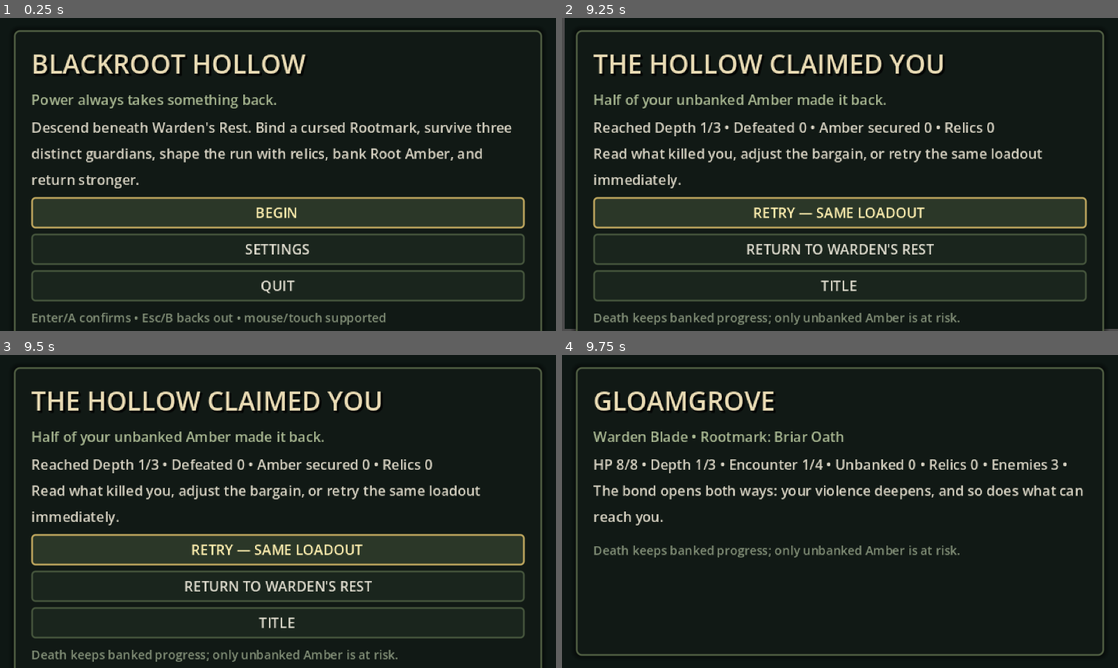
Above: before the commit, frames 1-4 (two rows, left to right).
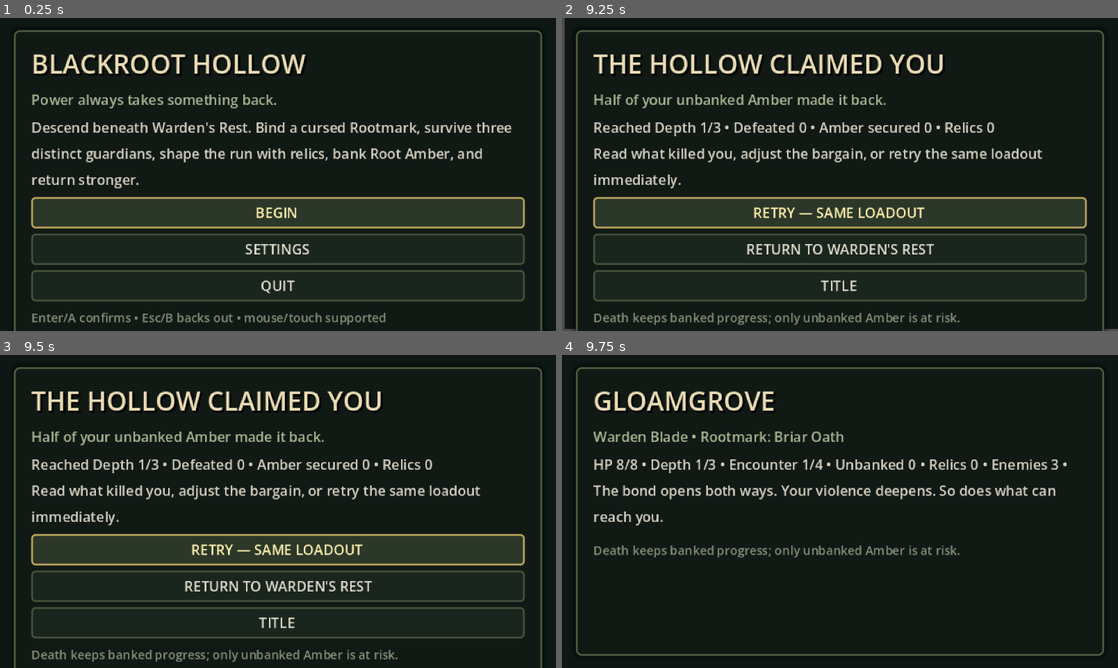
Above: after the commit, the same moments.

Repository: Ghosty-sudo/blackroot-hallow
Game: Godot game, scene res://scenes/main.tscn
Same seed, same stepped clock (60 frames per second), same inputs: the game is played once before the commit and once after it.
Inputs (mouse positions are in pixels of both pictures, inside the frame that each line leads up to):
- Up to frame 1 (0.25 s): no input
- Up to frame 2 (9.25 s): click "BEGIN" at 0.5 s; click "DESCEND INTO THE HOLLOW" at 1.25 s; click "Warden Blade — Balanced reach…" at 2 s; click "Briar Oath — +50% damage, but…" at 2.75 s; tap Enter at 3.5, 5, 5.1, 6.5 s; move the mouse to (962, 158) at 3.52 s; hold D (move_right) 3.53-4.25 s; tap Space (attack) at 3.6, 4.25, 5.75, 7.25, 8.1 s; click (962, 158) at 3.67 s; drag from (728, 190) to (812, 237) at 4.27 s; move the mouse to (895, 105) at 5.02 s; hold D (move_right) 5.03-5.75 s; drag from (812, 237) to (673, 127) at 5.77 s; move the mouse to (1006, 221) at 6.52 s; hold A (move_left) 6.53-7.25 s; tap Shift (dodge) at 6.6 s; drag from (673, 127) to (756, 96) at 7.27 s; move the mouse to (867, 174) at 8.02 s; hold S (move_down) 8.03-8.75 s; click (867, 174) at 8.17 s; drag from (756, 96) to (728, 190) at 8.77 s
- Up to frame 3 (9.5 s): no input
- Up to frame 4 (9.75 s): click "RETRY — SAME LOADOUT" at 9.5 s

Frames 1-3 are identical in both runs. In frame 4, 1.0% of the frame differs, in the area x 38-94%, y 41-47%.

Commit message:
Complete Blackroot Hollow launch storyline
Lock the full launch canon, critical-path script, Heartwood/Sentinel ending beats, postgame continuity, and narrative validation.

Diff:
--- a/scripts/core/story_catalog.gd
+++ b/scripts/core/story_catalog.gd
@@ -7,10 +7,26 @@
 const FLAG_EMBER_TRUTH := "ember_truth"
 const FLAG_HEARTWOOD_OPEN := "heartwood_open"
 const FLAG_SENTINEL_DEFEATED := "sentinel_defeated"
+const FLAG_MEASURED_CUT := "measured_cut"
+const FLAG_TAKE_THE_ROOT := "take_the_root"
+
+const REQUIRED_STORY_FLAGS := [
+    FLAG_FIRST_DESCENT,
+    FLAG_BRIAR_TRUTH,
+    FLAG_MARROW_TRUTH,
+    FLAG_EMBER_TRUTH,
+    FLAG_HEARTWOOD_OPEN,
+    FLAG_SENTINEL_DEFEATED,
+    FLAG_MEASURED_CUT
+]
 
 static func hub_voice(flags: Dictionary, wins: int) -> Dictionary:
+    if bool(flags.get(FLAG_MEASURED_CUT, false)):
+        return {"speaker": "MARA VENN", "text": "No victory speech. We have ration tables to rewrite. Turns out saving a town creates paperwork."}
     if bool(flags.get(FLAG_SENTINEL_DEFEATED, false)):
-        return {"speaker": "MARA VENN", "text": "The roots are quiet. Not dead. Quiet. Maybe that's what peace sounds like down there."}
+        return {"speaker": "MARA VENN", "text": "You reached the first seal. Whatever waits behind it, we stop pretending the old answer is the only one."}
+    if bool(flags.get(FLAG_HEARTWOOD_OPEN, false)):
+        return {"speaker": "MARA VENN", "text": "Go down. This time, don't bring me the answer I want. Bring me the true one."}
     if bool(flags.get(FLAG_EMBER_TRUTH, false)):
         return {"speaker": "OLD FEN", "text": "We called the old fire a victory. Funny how often that word means nobody wrote down the cost."}
     if bool(flags.get(FLAG_MARROW_TRUTH, false)):
@@ -27,19 +43,22 @@
             return {
                 "flag": FLAG_BRIAR_TRUTH,
                 "speaker": "ROOTVOICE",
-                "text": "Beneath the briars: a Warden's badge. The roots did not make the metal."
+                "text": "YOU CUT THE SHAPE THAT STOOD FOR YOU.",
+                "discovery": "WARDEN BADGE — ARLEN ROOK"
             }
         2:
             return {
                 "flag": FLAG_MARROW_TRUTH,
                 "speaker": "ROOTVOICE",
-                "text": "The old wall names a covenant with the Heartwood. Not a mine. Not a conquest."
+                "text": "YOU NAMED THE GIFT ORE. THE NAME DID NOT CHANGE THE GIFT.",
+                "discovery": "WHAT IS BORROWED RETURNS. WHAT IS TAKEN IS COUNTED."
             }
         3:
             return {
                 "flag": FLAG_EMBER_TRUTH,
                 "speaker": "ROOTVOICE",
-                "text": "Charred orders remain in the root: Warden's Rest lit the first fire when the Amber flow slowed."
+                "text": "WE CLOSED THE WOUND. YOU CALLED THE CLOSING WAR.",
+                "discovery": "KEEPER AUTHORIZATION — CONTROLLED BURN — RESTORE AMBER FLOW"
             }
         _:
             return {}
@@ -47,13 +66,102 @@
 static func rootmark_lore(mark_name: String) -> String:
     match mark_name:
         "Briar Oath":
-            return "The bond opens both ways: your violence deepens, and so does what can reach you."
+            return "The bond opens both ways. Your violence deepens. So does what can reach you."
         "Fleet Root":
             return "The root turns endurance into motion. Nothing given. Only moved."
         "Blood Sap":
-            return "What the blade takes can return to you, but the bond keeps its share first."
+            return "What the blade takes can return to you. The bond keeps its share first."
         _:
             return "Every gift from the Hollow has teeth."
+
+static func heartwood_entry() -> Array[Dictionary]:
+    return [
+        {"speaker": "ROOTVOICE", "text": "You carry the old opening. That is why you hear me."},
+        {"speaker": "ROOTVOICE", "text": "Your marks were cut from a promise. Each return taught the promise your shape."},
+        {"speaker": "ROOTVOICE", "text": "You are not chosen. You are understood."}
+    ]
+
+static func heartwood_memories() -> Array[Dictionary]:
+    return [
+        {"id": "gift", "text": "WE HAD WATER. YOU HAD WINTER. WE MOVED LIFE."},
+        {"id": "measure", "text": "WHAT WAS BORROWED RETURNED. PAIN WAS SHARED BY CONSENT."},
+        {"id": "extraction", "text": "NEED LEARNED HUNGER. HUNGER KEPT NEED'S NAME."}
+    ]
+
+static func sentinel_lines() -> Dictionary:
+    return {
+        "intro": "WARDEN. YOU ARRIVE ARMED AT A DOOR YOUR KIND ONCE ENTERED UNARMED.",
+        "phase_1": "BRIAR TAUGHT COMMITMENT.",
+        "phase_2": "MARROW TAUGHT THE COST OF REMEMBERING.",
+        "phase_3": "EMBER TAUGHT FLIGHT.",
+        "final_phase": "NOW SHOW ME WHAT YOU LEARNED THAT THEY COULD NOT.",
+        "defeat": "STRENGTH PROVES ONLY THAT YOU MAY ENTER. CHOICE PROVES WHAT ENTERED."
+    }
+
+static func heartwood_confrontation() -> Array[Dictionary]:
+    return [
+        {"speaker": "ROOTVOICE", "text": "I REMEMBER YOUR KIND AS ONE WOUND. YOU HAVE TAUGHT ME THAT MEMORY CAN LIE BY BEING INCOMPLETE."},
+        {"speaker": "ROOTVOICE", "text": "LEAVE. TAKE YOUR MARKS. TAKE YOUR DEAD. TAKE YOUR HUNGER ABOVE. I WILL CLOSE EVERY PATH."},
+        {"speaker": "MARA VENN", "text": "I found the old burn shafts. One order and I can bring half the lower Rest down on that chamber. I won't give it unless you ask."},
+        {"speaker": "ROOTVOICE", "text": "FIRE WAITS IN HER MOUTH AGAIN."},
+        {"speaker": "MARA VENN", "text": "And roots are under every house I have sworn to protect. We're both armed. That's the problem."}
+    ]
+
+static func measured_cut_lines() -> Array[Dictionary]:
+    return [
+        {"speaker": "ROOTVOICE", "text": "YOU CUT ME."},
+        {"speaker": "ROOTVOICE", "text": "...NO. YOU CUT THE TAKING."},
+        {"speaker": "ROOTVOICE", "text": "YOU LEAVE A PATH."},
+        {"speaker": "ROOTVOICE", "text": "MEASURED."}
+    ]
+
+static func ending_epilogue() -> Array[Dictionary]:
+    return [
+        {"speaker": "MARA VENN", "text": "Open the Keeper archive. All of it. If my chair inherited the lie, my chair can publish it."},
+        {"speaker": "OLD FEN", "text": "He wasn't a beast. Wasn't a saint either. He was a Warden. That's enough."},
+        {"speaker": "TALLOW", "text": "Sustainable supply. Terrible for business. Excellent for sleeping."},
+        {"speaker": "MARA VENN", "text": "Will it hold?"},
+        {"speaker": "OLD FEN", "text": "Nothing holds forever."},
+        {"speaker": "TALLOW", "text": "Helpful."},
+        {"speaker": "MARA VENN", "text": "Then we measure again tomorrow."},
+        {"speaker": "ROOTVOICE", "text": "RETURN, WARDEN. NOT TO TAKE. TO BE KNOWN."}
+    ]
+
+static func return_line_pool(flags: Dictionary) -> Array[Dictionary]:
+    if bool(flags.get(FLAG_HEARTWOOD_OPEN, false)):
+        return [
+            {"speaker": "ROOTVOICE", "text": "YOU KNOW THE ROAD NOW."},
+            {"speaker": "ROOTVOICE", "text": "RETURN IS DIFFERENT WHEN BOTH SIDES EXPECT IT."},
+            {"speaker": "MARA VENN", "text": "You came back. Mission report starts after breathing."}
+        ]
+    if bool(flags.get(FLAG_MARROW_TRUTH, false)):
+        return [
+            {"speaker": "ROOTVOICE", "text": "YOU RETURN WITH LESS TAKEN."},
+            {"speaker": "ROOTVOICE", "text": "PAIN IS NOT PROOF. LEARN ANYWAY."},
+            {"speaker": "OLD FEN", "text": "Losing a fight teaches plenty. Staying dead teaches less."}
+        ]
+    return [
+        {"speaker": "MARA VENN", "text": "Sit down before you fall down. The Hollow can wait thirty seconds."},
+        {"speaker": "OLD FEN", "text": "Root-dragged? Means the mark found a road home."},
+        {"speaker": "TALLOW", "text": "You lost Amber. I kept the anvil. Between us, we'll recover."}
+    ]
+
+static func postgame_voice_pool() -> Array[Dictionary]:
+    return [
+        {"speaker": "MARA VENN", "text": "Patrol, not conquest. Words matter because orders become habits."},
+        {"speaker": "OLD FEN", "text": "New Wardens start with history before weapons now. Should've tried that sooner."},
+        {"speaker": "TALLOW", "text": "Natural Amber grows slower. So do I. We're adapting."},
+        {"speaker": "ROOTVOICE", "text": "MEASURE IS A VERB."}
+    ]
+
+static func next_required_flag(flags: Dictionary) -> String:
+    for flag: String in REQUIRED_STORY_FLAGS:
+        if not bool(flags.get(flag, false)):
+            return flag
+    return ""
+
+static func story_complete(flags: Dictionary) -> bool:
+    return next_required_flag(flags).is_empty()
 
 static func validate() -> PackedStringArray:
     var errors := PackedStringArray()
@@ -64,7 +172,28 @@
             errors.append("guardian reveal flag mismatch at depth %d" % depth)
         if String(reveal.get("speaker", "")).is_empty() or String(reveal.get("text", "")).is_empty():
             errors.append("guardian reveal missing presentation at depth %d" % depth)
+        if String(reveal.get("discovery", "")).is_empty():
+            errors.append("guardian reveal missing discovery at depth %d" % depth)
     for mark_name: String in ["Briar Oath", "Fleet Root", "Blood Sap"]:
         if rootmark_lore(mark_name).is_empty():
             errors.append("missing Rootmark lore: %s" % mark_name)
+    if heartwood_entry().size() < 3:
+        errors.append("Heartwood entry sequence incomplete")
+    if heartwood_memories().size() != 3:
+        errors.append("Heartwood memory sequence must contain three core tableaux")
+    var sentinel := sentinel_lines()
+    for key: String in ["intro", "phase_1", "phase_2", "phase_3", "final_phase", "defeat"]:
+        if String(sentinel.get(key, "")).is_empty():
+            errors.append("missing Sentinel line: %s" % key)
+    if heartwood_confrontation().size() < 5:
+        errors.append("Heartwood confrontation incomplete")
+    if measured_cut_lines().size() < 4:
+        errors.append("Measured Cut sequence incomplete")
+    if ending_epilogue().size() < 8:
+        errors.append("ending epilogue incomplete")
+    var completion_flags := {}
+    for flag: String in REQUIRED_STORY_FLAGS:
+        completion_flags[flag] = true
+    if not story_complete(completion_flags):
+        errors.append("required story flag chain cannot complete")
     return errors
--- a/tests/story_smoke.gd
+++ b/tests/story_smoke.gd
@@ -19,6 +19,7 @@
     var flags: Dictionary = {}
     var voice := BlackrootStoryCatalog.hub_voice(flags, 0)
     _check(String(voice.get("speaker", "")) == "MARA VENN", "new game begins with Mara")
+    _check(BlackrootStoryCatalog.next_required_flag(flags) == BlackrootStoryCatalog.FLAG_FIRST_DESCENT, "story begins at first descent")
 
     flags[BlackrootStoryCatalog.FLAG_FIRST_DESCENT] = true
     voice = BlackrootStoryCatalog.hub_voice(flags, 0)
@@ -34,6 +35,7 @@
         var reveal := BlackrootStoryCatalog.guardian_reveal(depth)
         var flag := String(reveal.get("flag", ""))
         _check(flag == expected_flags[depth - 1], "depth %d advances intended story flag" % depth)
+        _check(not String(reveal.get("discovery", "")).is_empty(), "depth %d has concrete discovery" % depth)
         flags[flag] = true
         voice = BlackrootStoryCatalog.hub_voice(flags, 0)
         _check(String(voice.get("speaker", "")) == expected_speakers[depth - 1], "depth %d changes hub voice" % depth)
@@ -43,6 +45,29 @@
         var lore := BlackrootStoryCatalog.rootmark_lore(mark_name)
         _check(not lore.is_empty() and lore != "Every gift from the Hollow has teeth.", "%s has specific narrative cost" % mark_name)
 
+    _check(BlackrootStoryCatalog.heartwood_entry().size() == 3, "Heartwood entry explains compatibility without prophecy")
+    _check(BlackrootStoryCatalog.heartwood_memories().size() == 3, "Heartwood contains gift, measure, and extraction memories")
+    var sentinel := BlackrootStoryCatalog.sentinel_lines()
+    _check(String(sentinel.get("intro", "")).contains("UNARMED"), "Sentinel establishes covenant-door conflict")
+    _check(String(sentinel.get("defeat", "")).contains("CHOICE"), "Sentinel defeat hands story to player choice")
+    _check(BlackrootStoryCatalog.heartwood_confrontation().size() >= 5, "final confrontation gives both sides an armed extreme")
+    _check(BlackrootStoryCatalog.measured_cut_lines().back().get("text", "") == "MEASURED.", "canonical ending resolves on measure")
+    _check(BlackrootStoryCatalog.ending_epilogue().back().get("speaker", "") == "ROOTVOICE", "Rootvoice closes the launch story")
+
+    flags[BlackrootStoryCatalog.FLAG_HEARTWOOD_OPEN] = true
+    voice = BlackrootStoryCatalog.hub_voice(flags, 0)
+    _check(String(voice.get("speaker", "")) == "MARA VENN", "Heartwood opening returns agency to the Warden")
+    _check(not BlackrootStoryCatalog.story_complete(flags), "Heartwood opening is not story completion")
+
+    flags[BlackrootStoryCatalog.FLAG_SENTINEL_DEFEATED] = true
+    _check(not BlackrootStoryCatalog.story_complete(flags), "Sentinel defeat is not the ending by itself")
+
+    flags[BlackrootStoryCatalog.FLAG_MEASURED_CUT] = true
+    _check(BlackrootStoryCatalog.story_complete(flags), "Measured Cut completes every required launch beat")
+    voice = BlackrootStoryCatalog.hub_voice(flags, 0)
+    _check(String(voice.get("text", "")).contains("ration"), "post-ending hub acknowledges material consequences")
+    _check(BlackrootStoryCatalog.postgame_voice_pool().size() >= 4, "postgame has covenant-patrol continuity")
+
     if failures == 0:
         print("BLACKROOT STORY SMOKE PASSED")
         quit(0)
Not shown, changed: docs/STORY_BIBLE.md
Not shown, added: docs/STORY_SCRIPT.md
